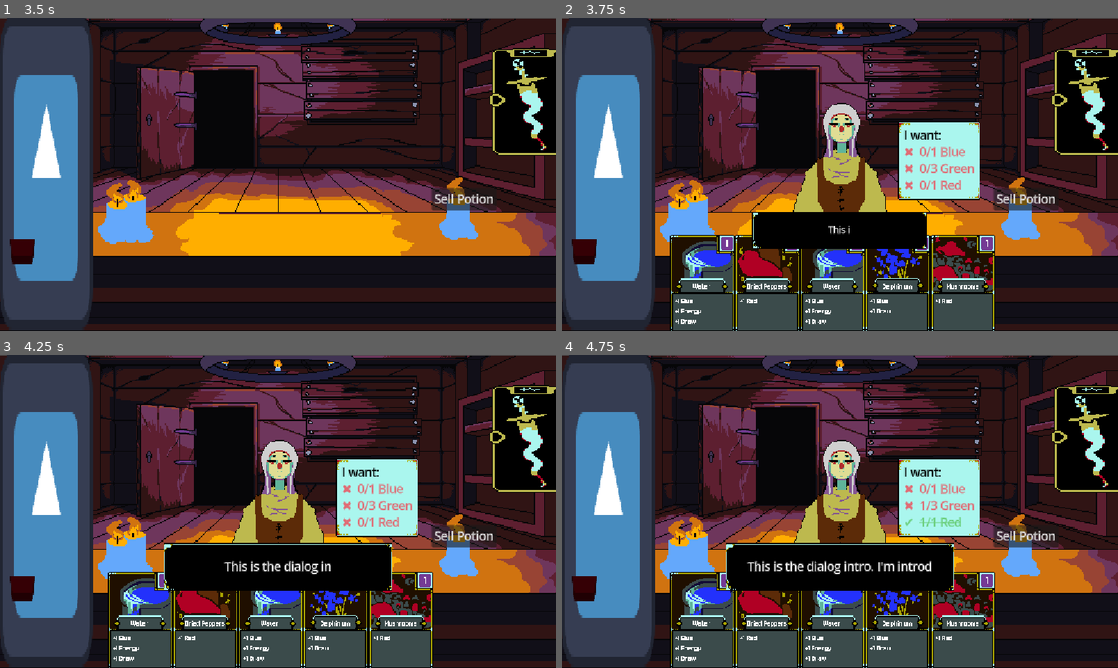
Above: before the commit, frames 1-4 (two rows, left to right).
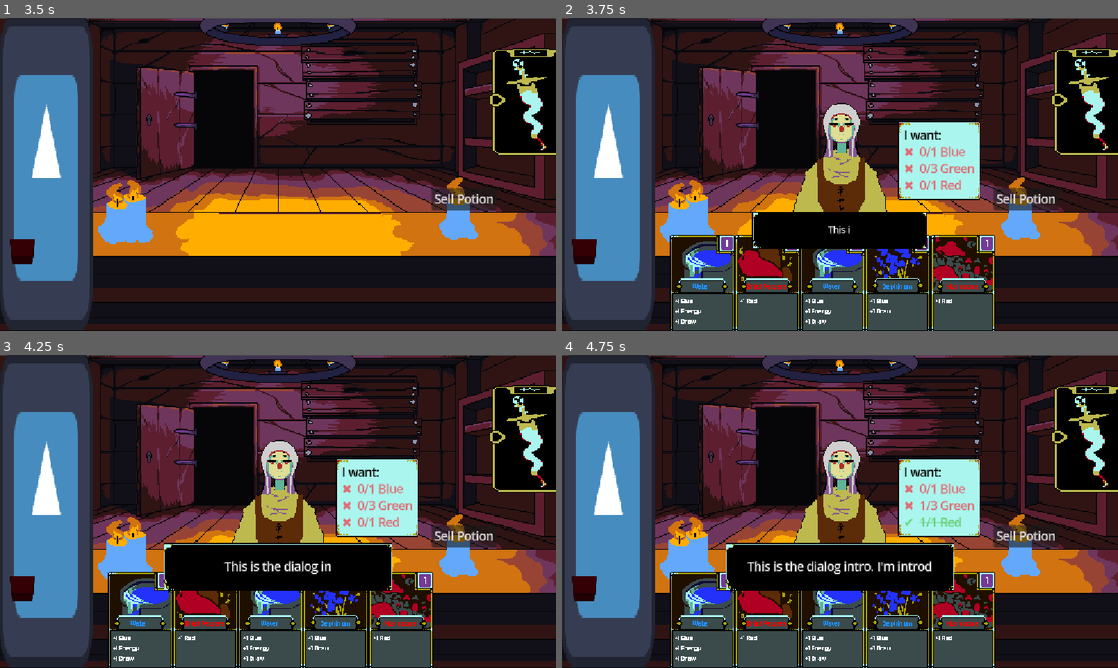
Above: after the commit, the same moments.

Repository: uGustaHd/CafeGJProject
Game: Godot game, scene res://Scenes/main.tscn
Same seed, same stepped clock (60 frames per second), same inputs: the game is played once before the commit and once after it. The engine's default icon, where the game draws it, is replaced by a stand-in: a white triangle on a blue panel in a dark square.
Inputs (mouse positions are in pixels of both pictures, inside the frame that each line leads up to):
- Up to frame 1 (3.5 s): click "Sell Potion" at 0.5 s; click (544, 96) at 1.25 s; tap Enter (ui_accept) at 2, 2.27, 3.02 s; move the mouse to (400, 158) at 2.02 s; hold Right (ui_right) 2.03-2.78 s; move the mouse to (166, 190) at 2.77 s; hold Down (ui_down) from 2.78 s (still down)
- Up to frame 2 (3.75 s): release Down (ui_down) at 3.5 s; click (1095, 102) at 3.5 s
- Up to frame 3 (4.25 s): no input
- Up to frame 4 (4.75 s): move the mouse to (895, 442) at 4.27 s; hold Right (ui_right) from 4.28 s (still down)

Frame 1 is identical in both runs. In frame 2, 0.2% of the frame differs, in the area x 23-75%, y 84-87%; in frame 3, 0.2%; in frame 4, 0.2%.

Commit message:
Card titles are now colored
According to archetype

Diff:
--- a/Scenes/main.tscn
+++ b/Scenes/main.tscn
@@ -2,7 +2,7 @@
 
 [ext_resource type="Script" uid="uid://dbtic8k4hhs0a" path="res://Scripts/main.gd" id="1_8gbba"]
 [ext_resource type="PackedScene" uid="uid://df1d5o4oc5m1e" path="res://Scenes/Customers/customer_manager.tscn" id="1_jjgbg"]
-[ext_resource type="PackedScene" uid="uid://ucuv03tdxv54" path="res://Scenes/Customers/customer.tscn" id="2_bo1nx"]
+[ext_resource type="PackedScene" uid="uid://ucuv03tdxv54" path="res://Scenes/Customers/Customer.tscn" id="2_bo1nx"]
 [ext_resource type="Script" uid="uid://ciewvhcpryhfs" path="res://Scripts/Cards/card_manager.gd" id="4_jjvhh"]
 [ext_resource type="Script" uid="uid://cilybldurbx2h" path="res://card system/misc/potion_holder.gd" id="5_kry3j"]
 [ext_resource type="Script" uid="uid://cftb5hku6m48" path="res://card system/misc/submit_button.gd" id="6_b3802"]
--- a/card system/card_generic.gd
+++ b/card system/card_generic.gd
@@ -28,7 +28,8 @@
 		HandPile.take_card(card_resource)
 		queue_free()
 	art.texture = card_resource.card_art
-	title.text = card_resource.title
+	color_title()
+	title.add_text(card_resource.title)
 	energy_cost.text = str(card_resource.energy_cost)
 	fill_effect_text()
 	effect_text.add_text(card_resource.effect_text)
@@ -58,6 +59,17 @@
 				text_to_add = "-" + str(value) + text_to_add
 			effect_text.add_text(text_to_add)
 		i += 1
+
+func color_title() -> void:
+	match card_resource.archetype:
+		card_resource.Archetype.RED:
+			title.push_color(Color.RED)
+		card_resource.Archetype.BLUE:
+			title.push_color(Color.DODGER_BLUE)
+		card_resource.Archetype.GREEN:
+			title.push_color(Color.LIME_GREEN)
+		card_resource.Archetype.RAINBOW:
+			title.push_color(Color.WHITE)
 
 #endregion
 
--- a/card system/card_generic.tscn
+++ b/card system/card_generic.tscn
@@ -135,7 +135,6 @@
 offset_right = 52.0
 offset_bottom = 56.0
 theme = ExtResource("3_11dsn")
-text = "Title"
 horizontal_alignment = 1
 vertical_alignment = 1
 
